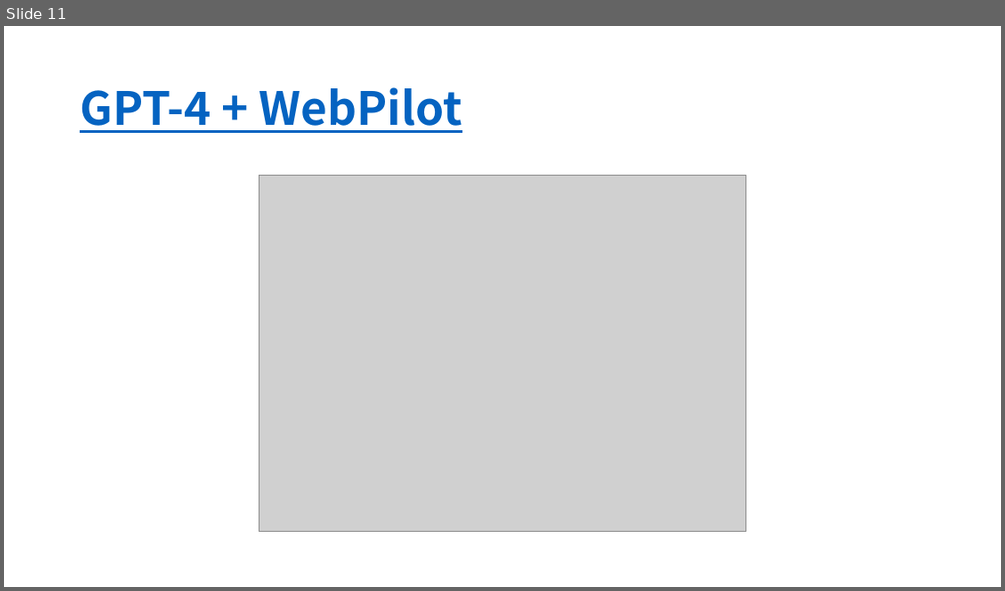
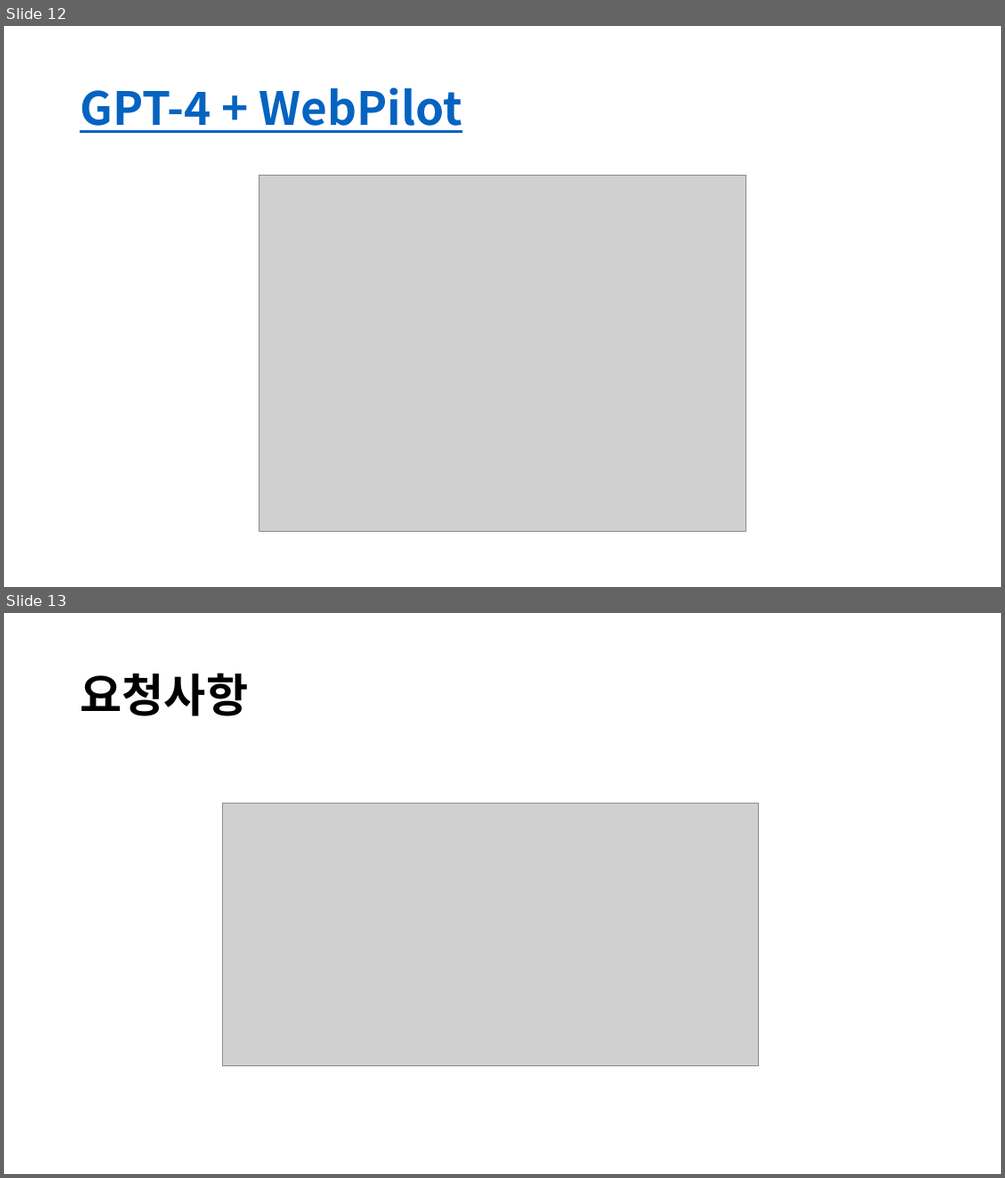
Before and after one commit to lolsaless/Python, a slide deck: 프롬프트 검색.pptx. Shown one above the other, each under a label of ours: slide 11 before the commit, slides 12 and 13 after it. The pictures are 1005x591 and 1005x1178 pixels, drawn with LibreOffice and Linux fonts; fonts in the diff are those of the drawing; grey boxes stand for pictures. Boxes give left, top, right and bottom in pixels: in the first picture for what was removed or moved away, otherwise in the second. Text is boxed around its words. In the diff, an @@ line names an element or a change of style, - is before the commit and + after.

```diff
--- a/프롬프트 검색.pptx
+++ b/프롬프트 검색.pptx
@@ slide 13 added at bbox=[4, 613, 1001, 1174], background #FFFFFF @@
@@ title added at bbox=[80, 673, 248, 716], 44 pt, text #000000, bold @@
+요청사항
@@ picture added at bbox=[222, 803, 759, 1066] @@
@@ what was slide 11 is now slide 12 @@
```
Also in this commit, not shown: 1 slide changed, 5 other slides added, 1 other file.
